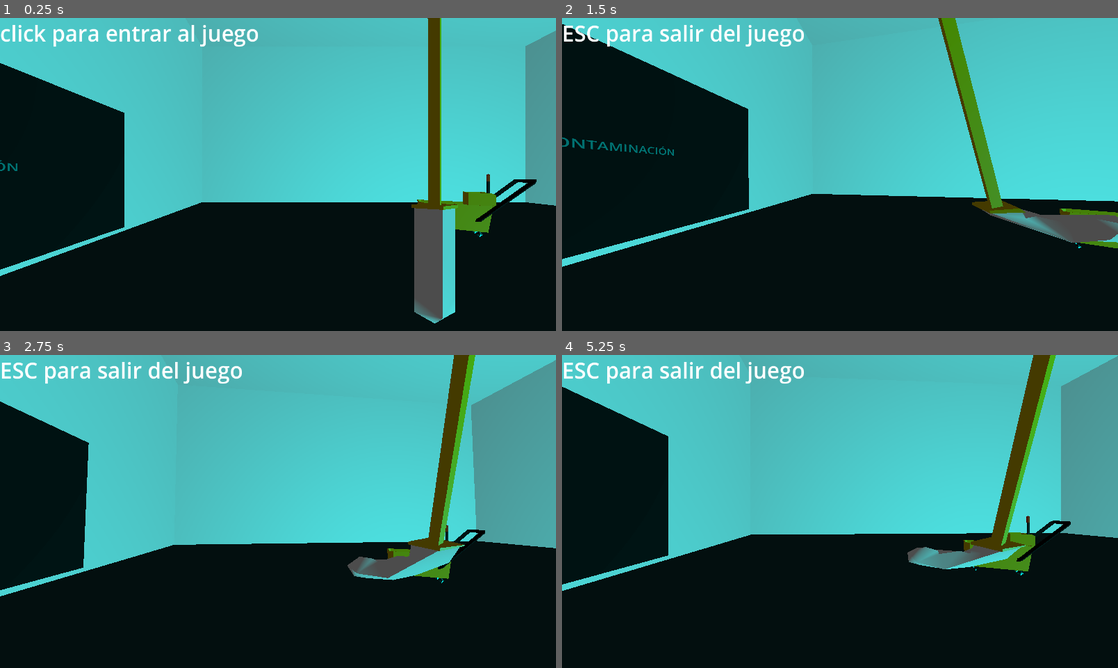
Above: before the commit, frames 1-4 (two rows, left to right).
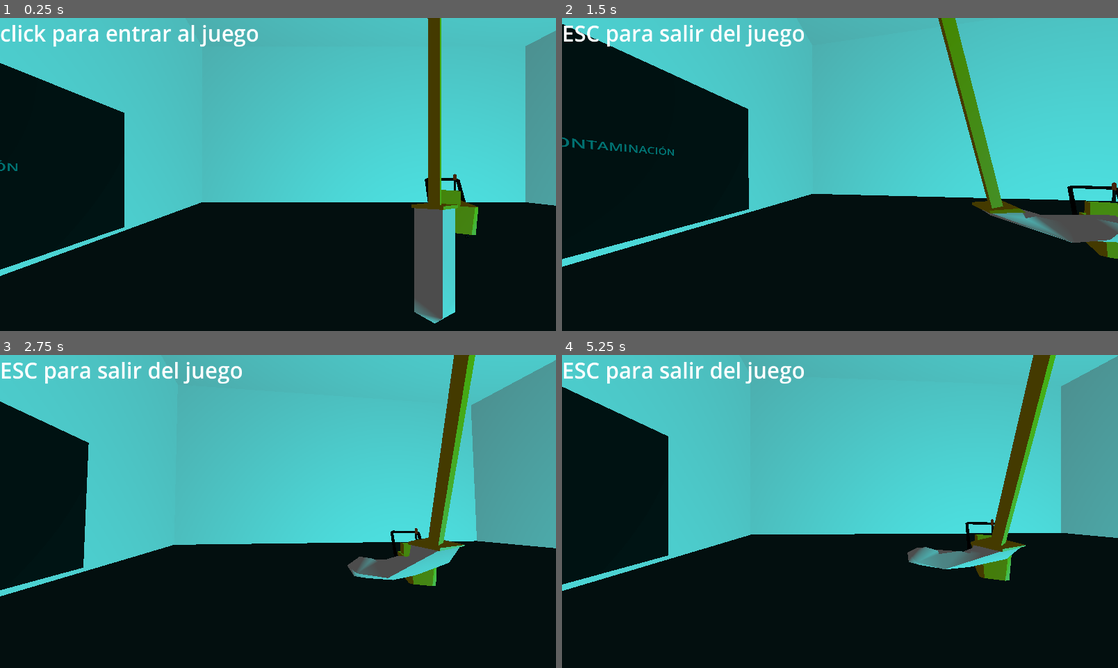
Above: after the commit, the same moments.

Repository: soetgdeznsgk/Nombre_Cherenkov
Game: Godot game, scene res://logic/scenes/levels/escenario.tscn
The game is run twice, just before and just after one commit, with the same random seed, the same clock (stepped at 60 frames per second) and the same inputs. The engine's default icon, where the game draws it, is replaced by a stand-in: a white triangle on a blue panel in a dark square.
Inputs (mouse positions are in pixels of both pictures, inside the frame that each line leads up to):
- Up to frame 1 (0.25 s): no input
- Up to frame 2 (1.5 s): tap Enter at 0.5 s; move the mouse to (867, 174) at 0.52 s; click (867, 174) at 0.67 s; move the mouse to (812, 174) at 1.27 s; click (812, 174) at 1.42 s
- Up to frame 3 (2.75 s): move the mouse to (289, 505) at 2.02 s; click (289, 505) at 2.17 s
- Up to frame 4 (5.25 s): tap Space at 2.75, 4.25 s; move the mouse to (834, 517) at 2.77 s; click (834, 517) at 2.92 s; tap Enter at 3.5, 5 s; move the mouse to (878, 514) at 3.52 s; click (878, 514) at 3.67 s; move the mouse to (795, 508) at 4.27 s; click (795, 508) at 4.42 s; move the mouse to (845, 511) at 5.02 s; click (845, 511) at 5.17 s

The runs differ from the first frame. In frame 1, 1.0% of the frame differs, in the area x 75-97%, y 49-70%; in frame 2, 0.6%; in frame 3, 0.5%; in frame 4, 0.9%.

Commit message:
rework al carrito para ser agarrable, todavía toca pulirle

Diff:
--- a/logic/scenes/camarascript.gd
+++ b/logic/scenes/camarascript.gd
@@ -5,6 +5,7 @@
 var currSelection : Node
 
 @export var mop_reference : Mop
+@onready var bucket_reference : Balde = get_tree().get_first_node_in_group("Baldes")
 var ignoringMop := false
 
 var locked : bool = false
@@ -17,8 +18,10 @@
 
 var pre_grab_camera_direction : Vector3
 var focus_point : Vector3
+var temp_vx
 
 @onready var interaction_raycast : RayCast3D = $RayCast3D
+@onready var bucket_remote_transform : RemoteTransform3D = $RemoteTransform3D_bucket
 var last_collision : Node
 
 func _ready():
@@ -34,6 +37,7 @@
 		v.y -= (event.relative.x * 0.2)
 		v.x -= (event.relative.y * 0.2)
 		mop_reference.rotate_to_camera(event.relative)
+		bucket_reference.rotate_to_camera(event.relative.x) # no se necesita todos los frames
 		v.x = clamp(v.x,-80,90)
 
 
@@ -45,6 +49,7 @@
 		time_locked += delta
 		look_at((global_position - pre_grab_camera_direction).lerp(focus_point, time_locked))
 		mop_reference.rotate_to_camera(Vector2.ZERO)
+
 
 	#region Codigo para los outlines para los interactuables (radioactivo)
 	if interaction_raycast.is_colliding():
--- a/logic/scenes/jugador.tscn
+++ b/logic/scenes/jugador.tscn
@@ -115,6 +115,11 @@
 update_rotation = false
 update_scale = false
 
+[node name="RemoteTransform3D_bucket" type="RemoteTransform3D" parent="Camera3D"]
+transform = Transform3D(1, 0, 0, 0, 1, 0, 0, 0, 1, -0.148634, -1.22491, -2.40896)
+update_rotation = false
+update_scale = false
+
 [node name="CollisionShape3D" type="CollisionShape3D" parent="."]
 transform = Transform3D(0.999999, -0.00134197, 0.000845586, 0.00134066, 0.999998, 0.00154888, -0.000847652, -0.00154775, 0.999998, 0, 0, 0)
 shape = SubResource("CapsuleShape3D_pnppo")
--- a/logic/scenes/levels/escenario.tscn
+++ b/logic/scenes/levels/escenario.tscn
@@ -82,7 +82,7 @@
 omni_shadow_mode = 0
 
 [node name="PulpoSpawnerTimer" type="Timer" parent="NavigationRegion3D/Geometría/Piso/PiscinaD"]
-wait_time = 3.0
+wait_time = 4096.0
 autostart = true
 
 [node name="Barandas" type="StaticBody3D" parent="NavigationRegion3D/Geometría/Piso/PiscinaD"]
--- a/logic/scenes/tools/bucket.gd
+++ b/logic/scenes/tools/bucket.gd
@@ -1,10 +1,12 @@
 extends VehicleBody3D
 class_name Balde
 
-@onready var mesh_reference := $badleAnimation/Esqueleto_002/Skeleton3D/Balde
+@onready var mesh_reference : MeshInstance3D = $badleAnimation/Esqueleto_002/Skeleton3D/Balde
+var remote_transform_ref : RemoteTransform3D
 var anim_time : float
 var player_on_range : bool = false
 
+var in_hud : bool = false
 var mop_reference : Mop
 var mop_stored : bool = false
 var bucket_ko : bool = false
@@ -15,27 +17,58 @@
 var saturation := 0.0
 
 func _physics_process(_delta: float) -> void:
-	engine_force = 0
-	steering = get_rotation_needed_towards_player()
-	check_bucket_orientation() # A DIFERIR, no vale la pena hacerlo todos los frames, aunque es solo checar un bit, no debe ser fuente de lag
+	if not in_hud:
+		#steering = get_rotation_needed_towards_player()
+		check_bucket_orientation() # A DIFERIR, no vale la pena hacerlo todos los frames, aunque es solo checar un bit, no debe ser fuente de lag
+		if engine_force > 1: # solución barata, funciona para frenar entonces lo considero terminado
+			engine_force /= 1.05
 
-	if global_position.distance_squared_to(GlobalInfo.playerPosition) < 40:
-		player_on_range = true
-		if Input.is_mouse_button_pressed(MOUSE_BUTTON_MIDDLE):
+		if global_position.distance_squared_to(GlobalInfo.playerPosition) < 40:
+			player_on_range = true
+			if Input.is_mouse_button_pressed(MOUSE_BUTTON_MIDDLE) and $grab_buffer.is_stopped():
+				$grab_buffer.start()
+				#anim_time += _delta
+				#lerp_towards_player(anim_time)
 
-			engine_force = 300
-			anim_time += _delta
-			lerp_towards_player(anim_time)
-	else:
-		player_on_range = false
-		anim_time = 0
+				if remote_transform_ref == null:
+					remote_transform_ref = GlobalInfo.refPlayer.camara_ref.bucket_remote_transform
+				remote_transform_ref.remote_path = get_path()
+				freeze = true
+				$"CollisionShape3D Balde".disabled = true
+
+				in_hud = true
+
+		else:
+			player_on_range = false
+			anim_time = 0
+
+	else: # TODO refactorizar este codigo horrible
+		if Input.is_mouse_button_pressed(MOUSE_BUTTON_MIDDLE) and $grab_buffer.is_stopped():
+			if global_position.y > -0.5: # para que no se clipee en el piso
+				$grab_buffer.start()
+				remote_transform_ref.remote_path = ""
+				freeze = false
+				$"CollisionShape3D Balde".disabled = false
+				in_hud = false
 
 
+func rotate_to_camera(horizontal_cam_delta : float):
+	if in_hud:
+		look_at_from_position(GeometricToolbox.y_offset_vector_to_0(global_position), GeometricToolbox.y_offset_vector_to_0(GlobalInfo.playerPosition))
+		#region Rotación del esqueleto
+		var inercia = Vector3.LEFT * horizontal_cam_delta
+		var centrifuga = Vector3.BACK * abs(horizontal_cam_delta) # TODO esto será afectado por si el balde tiene agua o no
+		# TODO también por la velocidad actual del vehículo
 
+
+		$steering.target_position = inercia + centrifuga
+		$z.target_position = Vector3.BACK
+		steering = Vector3.BACK.signed_angle_to(inercia + centrifuga, Vector3.UP)
+		engine_force = abs(horizontal_cam_delta) * 5
+		#endregion
 
 func get_rotation_needed_towards_player() -> float:
 	var angle = transform.basis.x.signed_angle_to(GlobalInfo.playerPosition - position, Vector3.UP) # Frente del carrito
-	#print(angle)
 	return angle
 
 func lerp_towards_player(time) -> void: # TODO arreglar para que no se vea epileptico
@@ -96,6 +129,7 @@
 			#spawnear un charco justo donde cae
 			GlobalInfo.on_aterrizaje_rana(global_position + basis.y)
 			bucket_ko = true
+			engine_force = 0
 
 	else:
 		if bucket_ko:
@@ -108,7 +142,7 @@
 	transform.basis = Basis()
 
 func fall_from_collision_in(collider_pos: Vector3) -> void:
-	if not bucket_ko:
+	if not bucket_ko and not in_hud:
 		var eje = (collider_pos - global_position).cross(Vector3.UP).normalized()
 		rotate(eje, 1) # volver una corutina
 		bucket_ko = true
--- a/logic/scenes/tools/bucket.tscn
+++ b/logic/scenes/tools/bucket.tscn
@@ -10,15 +10,14 @@
 size = Vector3(0.248413, 0.778442, 0.253662)
 
 [sub_resource type="BoxShape3D" id="BoxShape3D_32tyu"]
-size = Vector3(1.7281, 1.19303, 0.885254)
+size = Vector3(1.7281, 1.04769, 0.885254)
 
 [node name="bucket" type="VehicleBody3D" groups=["Baldes"]]
 center_of_mass_mode = 1
-center_of_mass = Vector3(0, 0.5, 0)
 script = ExtResource("1_owtkk")
 
 [node name="Area3D Palanca" type="Area3D" parent="."]
-transform = Transform3D(1, 0, 0, 0, 1, 0, 0, 0, 1, 0.77934, 1.49125, 0.214844)
+transform = Transform3D(-4.37114e-08, 0, 1, 0, 1, 0, -1, 0, -4.37114e-08, 0.187816, 1.49125, -0.7542)
 monitoring = false
 monitorable = false
 script = ExtResource("2_1sgoo")
@@ -30,45 +29,71 @@
 [node name="TimerUnavailable" type="Timer" parent="Area3D Palanca"]
 
 [node name="CollisionShape3D Balde" type="CollisionShape3D" parent="."]
-transform = Transform3D(1, 0, 0, 0, 1, 0, 0, 0, 1, -0.0572433, 0.594919, -0.0378418)
+transform = Transform3D(-4.37114e-08, 0, 1, 0, 1, 0, -1, 0, -4.37114e-08, -0.0572433, 0.66759, -0.0378418)
 shape = SubResource("BoxShape3D_32tyu")
 
-[node name="FrontR" type="VehicleWheel3D" parent="."]
-transform = Transform3D(-1.28949e-08, 0, 0.295, 0, 0.295, 0, -0.295, 0, -1.28949e-08, 0.546718, 0.130073, 0.400322)
+[node name="FrontD" type="VehicleWheel3D" parent="."]
+transform = Transform3D(0.295, 0, 0, 0, 0.295, 0, 0, 0, 0.295, 0.194, 0, -0.608)
+brake = 100.0
 use_as_traction = true
 use_as_steering = true
+wheel_roll_influence = 1.0
 
-[node name="BackR" type="VehicleWheel3D" parent="."]
-transform = Transform3D(-1.28949e-08, 0, 0.295, 0, 0.295, 0, -0.295, 0, -1.28949e-08, -0.503836, 0.130073, 0.400322)
+[node name="FrontL" type="VehicleWheel3D" parent="."]
+transform = Transform3D(0.295, 0, 0, 0, 0.295, 0, 0, 0, 0.295, -0.203, 0, -0.608)
+brake = 100.0
 use_as_traction = true
 use_as_steering = true
+wheel_roll_influence = 1.0
 
 [node name="BackL" type="VehicleWheel3D" parent="."]
-transform = Transform3D(-1.28949e-08, 0, 0.295, 0, 0.295, 0, -0.295, 0, -1.28949e-08, -0.503836, 0.130073, -0.378402)
+transform = Transform3D(0.295, 0, 0, 0, 0.295, 0, 0, 0, 0.295, -0.224, 0, 0.56)
+brake = 100.0
 use_as_traction = true
 use_as_steering = true
+wheel_roll_influence = 1.0
 
-[node name="FrontL" type="VehicleWheel3D" parent="."]
-transform = Transform3D(-1.28949e-08, 0, 0.295, 0, 0.295, 0, -0.295, 0, -1.28949e-08, 0.546718, 0.130073, -0.377461)
+[node name="BackD" type="VehicleWheel3D" parent="."]
+transform = Transform3D(0.295, 0, 0, 0, 0.295, 0, 0, 0, 0.295, 0.208, 0, 0.56)
+brake = 5.0
 use_as_traction = true
 use_as_steering = true
+wheel_roll_influence = 1.0
 
 [node name="PosicionTrapero" type="Marker3D" parent="."]
-transform = Transform3D(1, 0, 0, 0, 1, 0, 0, 0, 1, 0.565208, 1.43803, 0)
+transform = Transform3D(1, 0, 0, 0, 1, 0, 0, 0, 1, 0.011761, 1.43803, -0.585496)
 
 [node name="badleAnimation" parent="." instance=ExtResource("4_q27ig")]
-transform = Transform3D(0.39, 0, 0, 0, 0.39, 0, 0, 0, 0.39, 0, 0, 0)
+transform = Transform3D(-1.70474e-08, 0, 0.39, 0, 0.39, 0, -0.39, 0, -1.70474e-08, 0, 0, 0)
 
 [node name="Skeleton3D" parent="badleAnimation/Esqueleto_002" index="0"]
 bones/0/rotation = Quaternion(-2.66925e-08, 2.66925e-08, 0.707107, 0.707107)
 bones/1/position = Vector3(1.44473, 0.0236297, 0.0115105)
 bones/2/rotation = Quaternion(8.42937e-08, 8.42937e-08, -0.707107, 0.707107)
-bones/3/rotation = Quaternion(0.000474975, 0.000474975, 0.000474975, 1.00048)
+bones/3/rotation = Quaternion(3.77489e-08, 1.90663e-14, 1.25528e-14, 1)
 
 [node name="Balde" parent="badleAnimation/Esqueleto_002/Skeleton3D" index="0"]
 script = ExtResource("3_c0ipn")
 overlay = ExtResource("3_ditig")
 
+[node name="steering" type="RayCast3D" parent="."]
+transform = Transform3D(1, 0, 0, 0, 1, 0, 0, 0, 1, 0, 1.67345, 0)
+target_position = Vector3(0, 0, 1)
+collide_with_bodies = false
+debug_shape_thickness = 5
+
+[node name="z" type="RayCast3D" parent="."]
+transform = Transform3D(1, 0, 0, 0, 1, 0, 0, 0, 1, 0, 1.83614, 0)
+target_position = Vector3(0, 0, 1)
+collide_with_bodies = false
+debug_shape_custom_color = Color(0, 33.514, 0, 1)
+debug_shape_thickness = 5
+
+[node name="grab_buffer" type="Timer" parent="."]
+wait_time = 0.5
+one_shot = true
+autostart = true
+
 [connection signal="lever_activated" from="Area3D Palanca" to="." method="palanca_activada"]
 
 [editable path="badleAnimation"]
--- a/logic/scenes/tools/bucket_lever.gd
+++ b/logic/scenes/tools/bucket_lever.gd
@@ -55,7 +55,7 @@
 	var n_z : float = lerp(rotation_degrees.z, z_rotation_target, time_total)
 
 	rotation_degrees.z = n_z
-	position += Vector3.LEFT * delta_time * (1 - time_total) # TODO arreglar para que no se aleje tanto
+	position += Vector3.BACK * delta_time * (1 - time_total) # TODO arreglar para que no se aleje tanto
 	skeleton_ref.set_bone_pose_rotation(lever_bone_idx, Quaternion(Vector3.FORWARD, -n_z * PI/180 * 0.5))
 	if time_total > 0.8:
 		lever_activated.emit()
